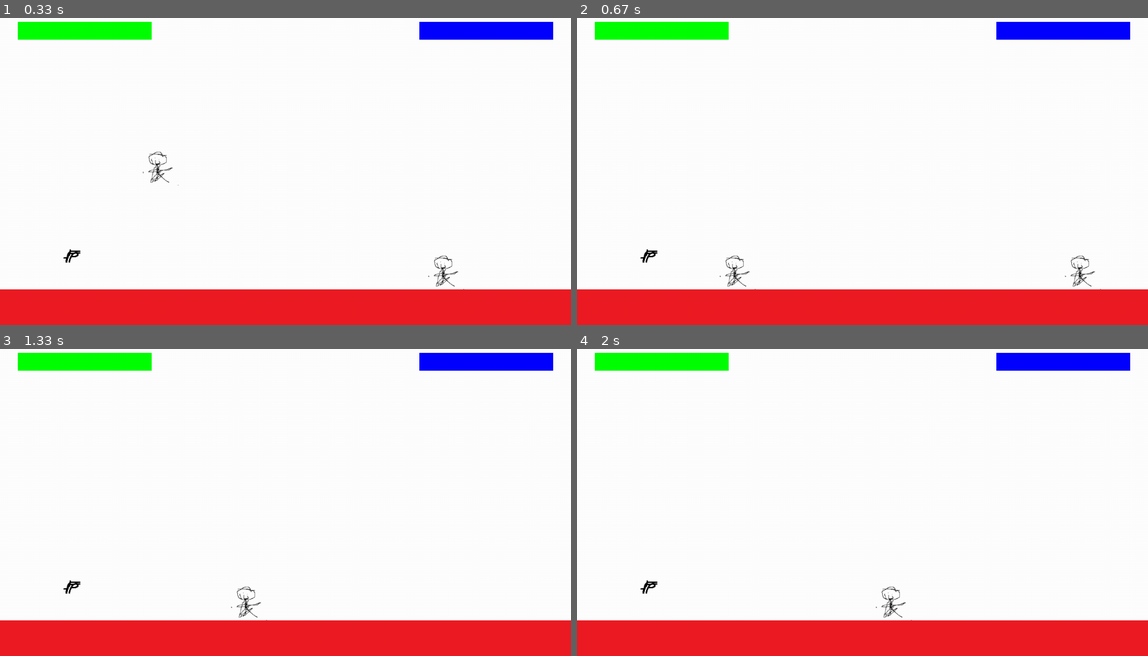
Above: before the commit, frames 1-4 (two rows, left to right).
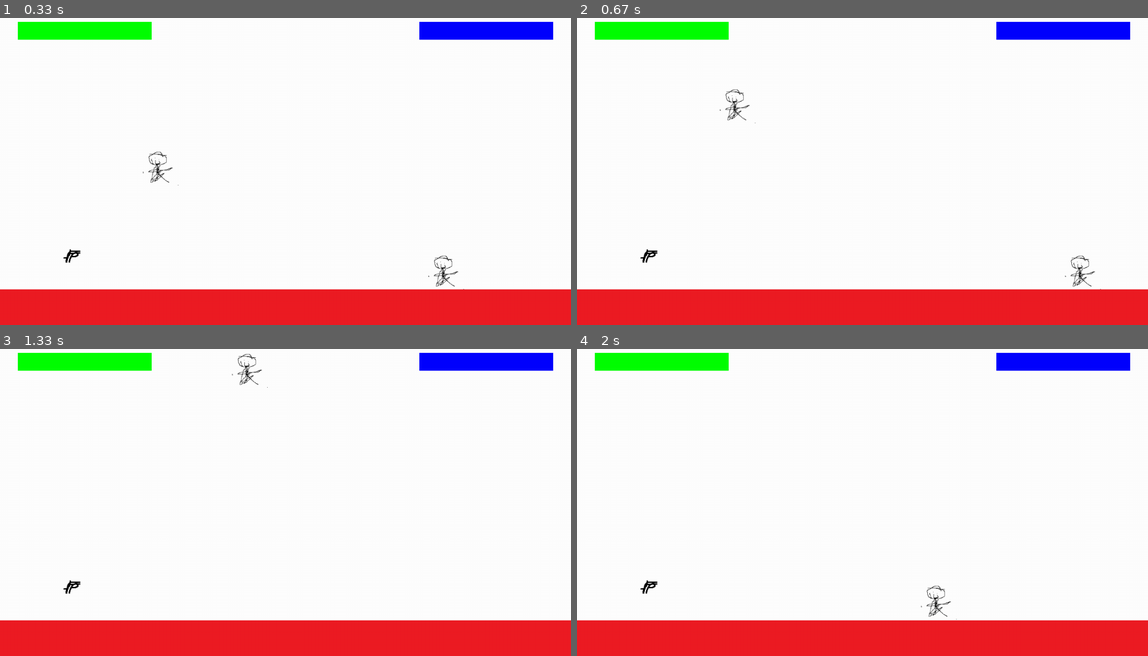
Above: after the commit, the same moments.

Repository: Me07111/Pygame-Platformer
Game: pygame game, started from Code/main.py
Two runs of this game, one before a commit and one after it. Both use one fixed random seed, a clock stepped at 60 frames per second and the inputs below.
Inputs:
- Up to frame 1 (0.33 s): no input
- Up to frame 2 (0.67 s): hold W from 0.33 s (still down); hold Right from 0.33 s (still down)
- Up to frame 3 (1.33 s): release W at 0.8 s; release Right at 0.8 s; hold Right 0.83-1.3 s; hold D 0.83-1.3 s
- Up to frame 4 (2 s): hold Up 1.33-1.63 s; hold W 1.33-1.63 s; hold Right from 1.67 s (still down); hold D from 1.67 s (still down)

Frame 1 is identical in both runs. In frame 2, 0.3% of the frame differs, in the area x 25-32%, y 23-89%; in frame 3, 0.3%; in frame 4, 0.3%.

Commit message:
made bullets spawn

Diff:
--- a/Code/bullet.py
+++ b/Code/bullet.py
@@ -1,8 +1,9 @@
 import pygame
 class Bullet(pygame.sprite.Sprite):
-    def __init__(self,speed,size,imagePath,pos):
+    def __init__(self,speed,imagePath,pos,dir):
         super().__init__()
         self.speed = speed
         self.image = pygame.image.load(imagePath)
         self.rect = self.image.get_rect()
         self.rect.center = pos
+        self.dir = dir
--- a/Code/config.py
+++ b/Code/config.py
@@ -17,13 +17,15 @@
 player1Mappings = [
 pygame.K_a,
 pygame.K_d,
+pygame.K_w,
 pygame.K_SPACE
 ]
 
 player2Mappings = [
 pygame.K_LEFT,
 pygame.K_RIGHT,
-pygame.K_UP
+pygame.K_UP,
+pygame.K_KP_ENTER
 ]
 
 mappings = [
@@ -49,6 +51,6 @@
 
 #(name,imagePath,isPickedUp,inPos,bulletSpeed,bulletSize,bulletImagePath)
 weapons = [
-["pistol","Graphics/pistol.png",200,"Graphics/pistolBullet.png"],
-["Assault Rifle","Graphics/ar.png",300,"Graphics/arBullet.png"]
+["pistol","Graphics/pistol.png",200,"Graphics/pistolBullet.png",300],
+["Assault Rifle","Graphics/ar.png",300,"Graphics/arBullet.png",600]
 ]
--- a/Code/level.py
+++ b/Code/level.py
@@ -12,6 +12,7 @@
         self.height = height
         self.gravity = gravity
         self.platforms = pygame.sprite.Group()
+        self.bullets = pygame.sprite.Group()
         self.playerCount = playercount
         self.players = []
         self.horizontalDrag = 0.1
@@ -30,15 +31,25 @@
                 self.horizontalDrag = self.AirDrag
             self.movementUpdate(delta,keys,player,gametime)
             self.updatePickup(player,i)
+            player.setSpritesPos()
+            self.shootUpdate(player,keys,i,gametime)
             player.draw(self.screen)
         self.platforms.draw(self.screen)
         self.onGroundWeapons.draw(self.screen)
+        self.bullets.draw(self.screen)
         self.displayHealthBars()
+
+    def shootUpdate(self,player,keys,i,gameTime):
+        if(keys[mappings[i][3]]):
+            if(pygame.Vector2.length(player.direction) > 0):
+                player.sprites()[1].shoot(pygame.Vector2.normalize(player.direction),self,gameTime)
+            else:
+                player.sprites()[1].shoot(pygame.Vector2(1,0),self,gameTime)
 
     def updatePickup(self,player,i):
         collidingWeapons = pygame.sprite.spritecollide(player.sprite,self.onGroundWeapons,False)
         if(len(collidingWeapons) > 0):
-            #player.add(collidingWeapons[0])
+            player.add(collidingWeapons[0])
             self.onGroundWeapons.remove(collidingWeapons[0])
 
     def movementUpdate(self,delta,keys,player,gameTime):
@@ -103,7 +114,7 @@
                         playerAmount += 1
                 elif(cell[0] == "w"):
                     type = weapons[int(cell[len(cell)-1])]
-                    weapon = Weapon(type[0],type[1],False,pos,type[2],type[3])
+                    weapon = Weapon(type[0],type[1],False,pos,type[2],type[3],type[4])
                     self.onGroundWeapons.add(weapon)
 
     def displayHealthBars(self):
--- a/Code/player.py
+++ b/Code/player.py
@@ -45,3 +45,7 @@
         self.launchVector = direction
         self.launchSpeed = speed
         self.launched = True
+
+    def setSpritesPos(self):
+        for sprite in self.sprites():
+            sprite.rect.center = self.sprite.rect.center
--- a/Code/weapon.py
+++ b/Code/weapon.py
@@ -1,6 +1,7 @@
 import pygame
+from bullet import Bullet
 class Weapon(pygame.sprite.Sprite):
-    def __init__(self,name,imagePath,isPickedUp,inPos,bulletSpeed,bulletImagePath):
+    def __init__(self,name,imagePath,isPickedUp,inPos,bulletSpeed,bulletImagePath,fireRate):
         super().__init__()
         self.name = name
         self.image = pygame.image.load(imagePath)
@@ -10,3 +11,15 @@
         self.showPickUpText = False
         self.bulletSpeed = bulletSpeed
         self.bulletImagePath = bulletImagePath
+        self.fireRate = fireRate
+        self.fireDelay = 1/(self.fireRate/60)
+        self.lastTimeShot = self.fireDelay
+
+    def shoot(self,direction,level,gameTime):
+        if(abs(gameTime - self.lastTimeShot) >= self.fireDelay):
+            bullet = Bullet(self.bulletSpeed,self.bulletImagePath,self.getMuzzlePos(),direction)
+            level.bullets.add(bullet)
+            self.lastTimeShot = gameTime
+
+    def getMuzzlePos(self):
+        return self.rect.center
Binary file added: Graphics/pistolBullet.png
